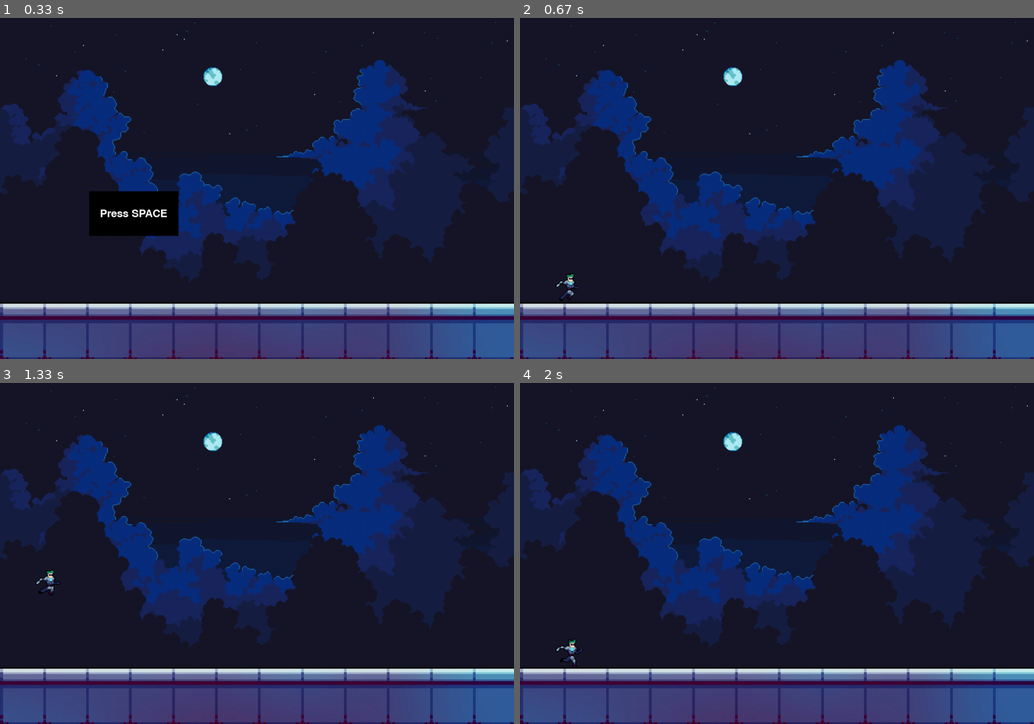
Above: before the commit, frames 1-4 (two rows, left to right).
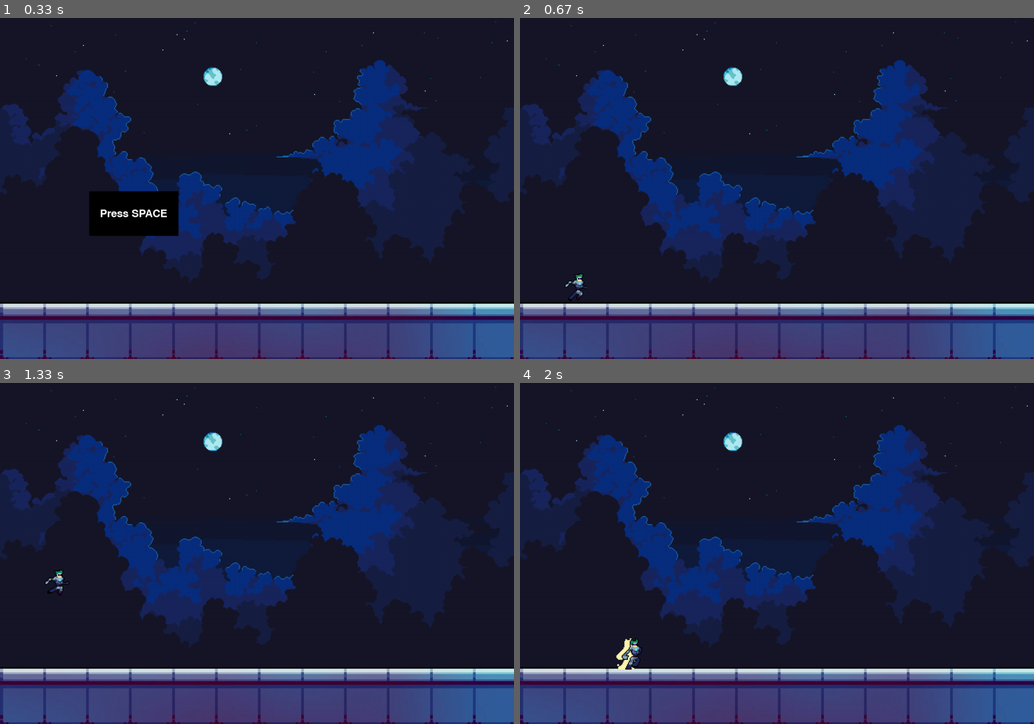
Above: after the commit, the same moments.

Repository: udaychhina/pygame_project
Game: pygame game, started from cyberpunk.py
The game is run twice, just before and just after one commit, with the same random seed, the same clock (stepped at 60 frames per second) and the same inputs.
Inputs:
- Up to frame 1 (0.33 s): no input
- Up to frame 2 (0.67 s): tap Space at 0.33 s
- Up to frame 3 (1.33 s): hold D 0.67-1.13 s; tap Space at 0.73, 1.03, 1.23 s; hold W from 1.17 s (still down)
- Up to frame 4 (2 s): release W at 1.47 s; hold D 1.5-1.97 s; tap Space at 1.57, 1.87 s

Frame 1 is identical in both runs. In frame 2, 0.2% of the frame differs, in the area x 7-13%, y 74-83%; in frame 3, 0.2%; in frame 4, 0.4%, in the area x 7-24%, y 74-85%.

Commit message:
added obstacle and extra animations/movement for player

Diff:
--- a/components/player.py
+++ b/components/player.py
@@ -4,6 +4,7 @@
 class Player(pygame.sprite.Sprite):
     def __init__(self):
         super().__init__()
+        # add run photos
         player_run_1 = pygame.image.load(
             'graphics/player/player_run_1.png').convert_alpha()
         player_run_2 = pygame.image.load(
@@ -16,29 +17,57 @@
             'graphics/player/player_run_5.png').convert_alpha()
         player_run_6 = pygame.image.load(
             'graphics/player/player_run_6.png').convert_alpha()
+
+        # list of run photos for animation
+        self.player_index = 0
+
         self.player_run = [player_run_1, player_run_2,
                             player_run_3, player_run_4, player_run_5, player_run_6]
-
         self.player_run = [pygame.transform.scale(player, (player
             .get_width()*2, player.get_height()*2)) for player in self.player_run]
 
-        self.player_index = 0
+        # add jump photo
         self.player_jump = pygame.image.load(
             'graphics/player/player_jump.png').convert_alpha()
         self.player_jump = pygame.transform.scale(self.player_jump, (
             self.player_jump.get_width()*2, self.player_jump.get_height()*2))
 
+        # add dash photo
+        self.player_dash = pygame.image.load(
+            'graphics/player/player_dash.png').convert_alpha()
+        self.player_dash = pygame.transform.scale(self.player_dash, (
+            self.player_dash.get_width()*2, self.player_dash.get_height()*2))
+
+        # player states
+        self.gravity = 0
+        self.speed = 0
+        self.default_pos = (100, 648)
+        self.dash_state = False
+
+        # image and rect for sprite
         self.image = self.player_run[self.player_index]
-        self.rect = self.image.get_rect(midbottom=(100, 648))
-        self.gravity = 0
-
-        # self.jump_sound = pygame.mixer.Sound('audio/jump.mp3')
-        # self.jump_sound.set_volume(0.5)
+        self.rect = self.image.get_rect(bottomleft=self.default_pos)
 
     def jump(self):
+        """_summary_: jump function for player
+        """
         keys = pygame.key.get_pressed()
         if keys[pygame.K_w] and self.rect.bottom >= 648:
             self.gravity = -20
+
+    def dash(self):
+        keys = pygame.key.get_pressed()
+        if keys[pygame.K_d] and self.rect.left <= 100:
+            self.dash_state = True
+            self.image = self.player_dash
+            self.speed = 20
+
+    def add_speed(self):
+        self.speed -= 1
+        self.rect.left += self.speed
+        if self.rect.left <= 100:
+            self.rect.left = 100
+            self.dash_state = False
 
     def add_gravity(self):
         self.gravity += 1
@@ -47,15 +76,20 @@
             self.rect.bottom = 648
 
     def animation(self):
-        if self.rect.bottom < 648:
-            self.image = self.player_jump
+        if self.dash_state:
+            self.image = self.player_dash
         else:
-            self.player_index += 0.15
-            if self.player_index >= len(self.player_run):
-                self.player_index = 0
-            self.image = self.player_run[int(self.player_index)]
+            if self.rect.bottom < 648:
+                self.image = self.player_jump
+            else:
+                self.player_index += 0.15
+                if self.player_index >= len(self.player_run):
+                    self.player_index = 0
+                self.image = self.player_run[int(self.player_index)]
 
     def update(self):
         self.jump()
+        self.dash()
+        self.add_speed()
         self.add_gravity()
         self.animation()
Binary file added: graphics/obstacles/barrel.png
